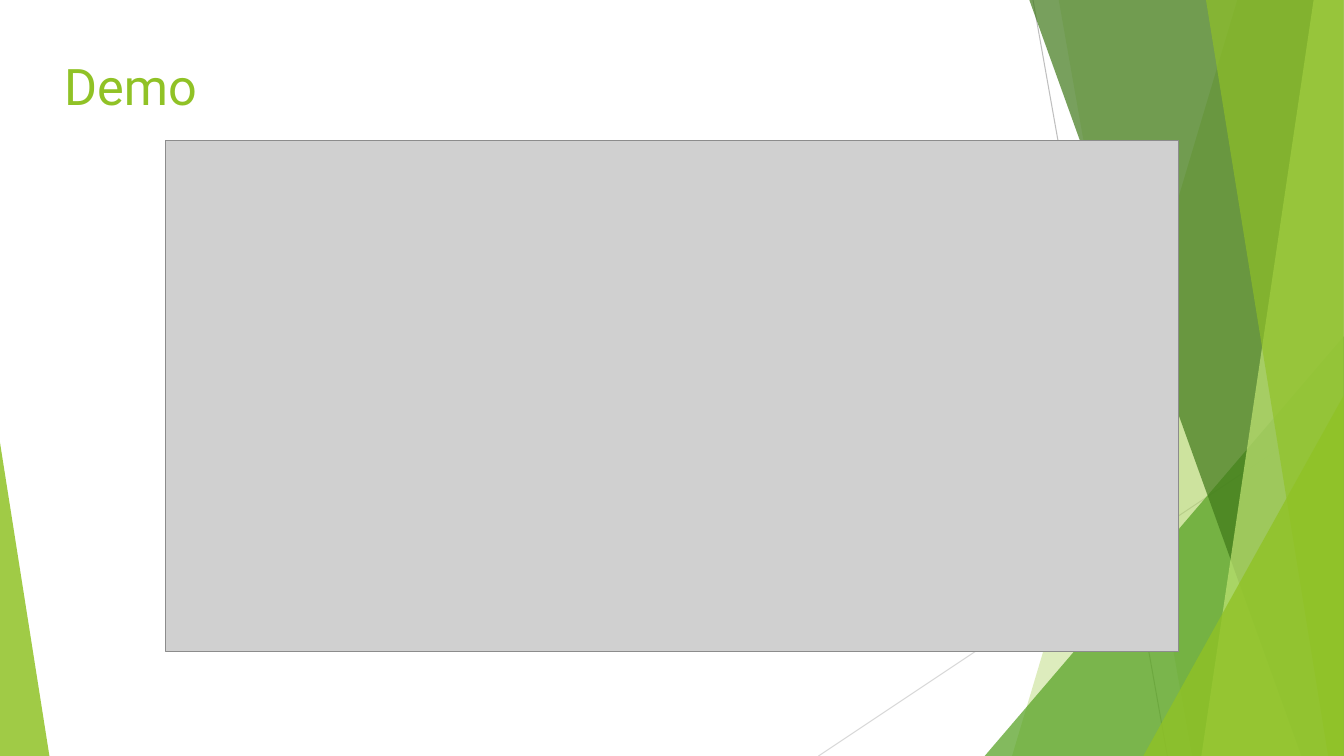
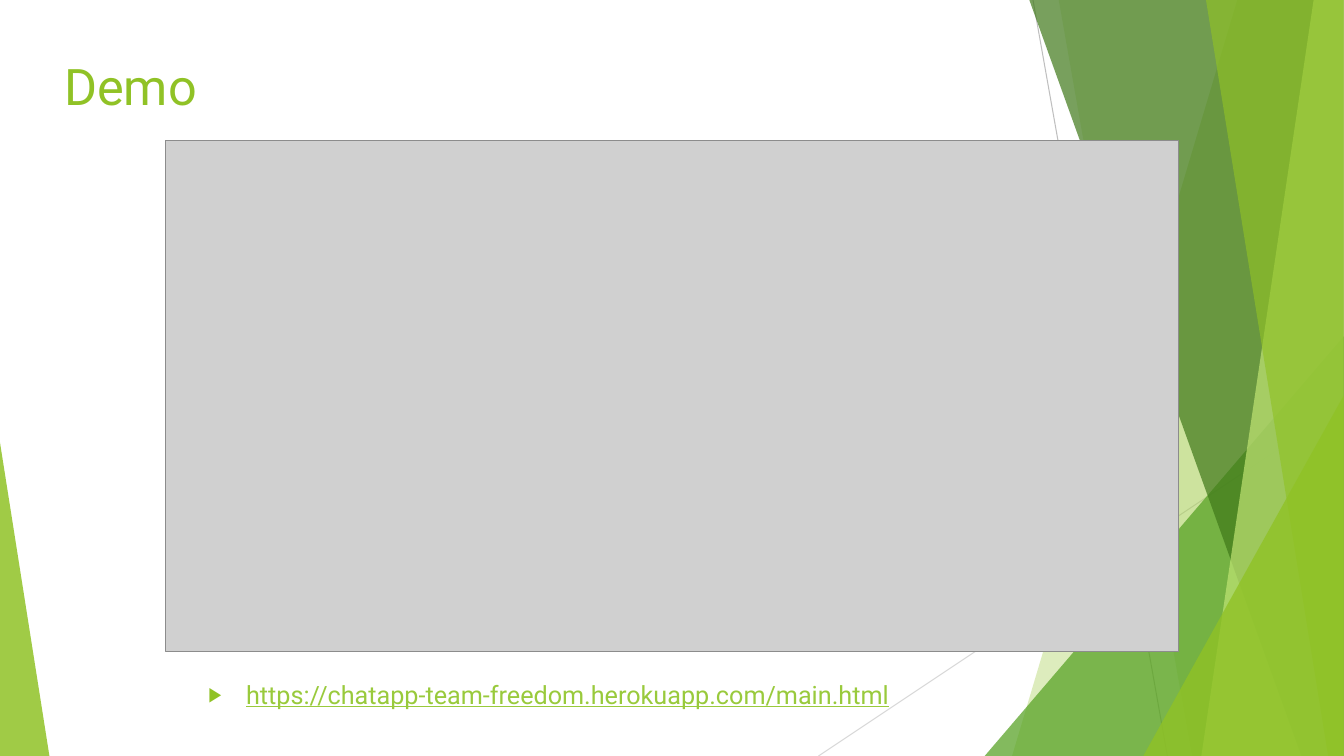
Before and after one commit to pourplusquoi/chatapp, a slide deck: slide 16 of src/main/resources/ChatApp API.pptx. Drawn at 1344x756 pixels with LibreOffice and Linux fonts; fonts in the diff are those of the drawing; grey boxes stand for pictures. Boxes give left, top, right and bottom in pixels: in the first picture for what was removed or moved away, otherwise in the second. Text is boxed around its words. In the diff, an @@ line names an element or a change of style, - is before the commit and + after.

Commit message:
included heroku link

```diff
--- a/src/main/resources/ChatApp API.pptx
+++ b/src/main/resources/ChatApp API.pptx
@@ text added at [246,685,889,709], 18 pt, text #99CA3C, underline @@
+▶ https://chatapp-team-freedom.herokuapp.com/main.html
```
